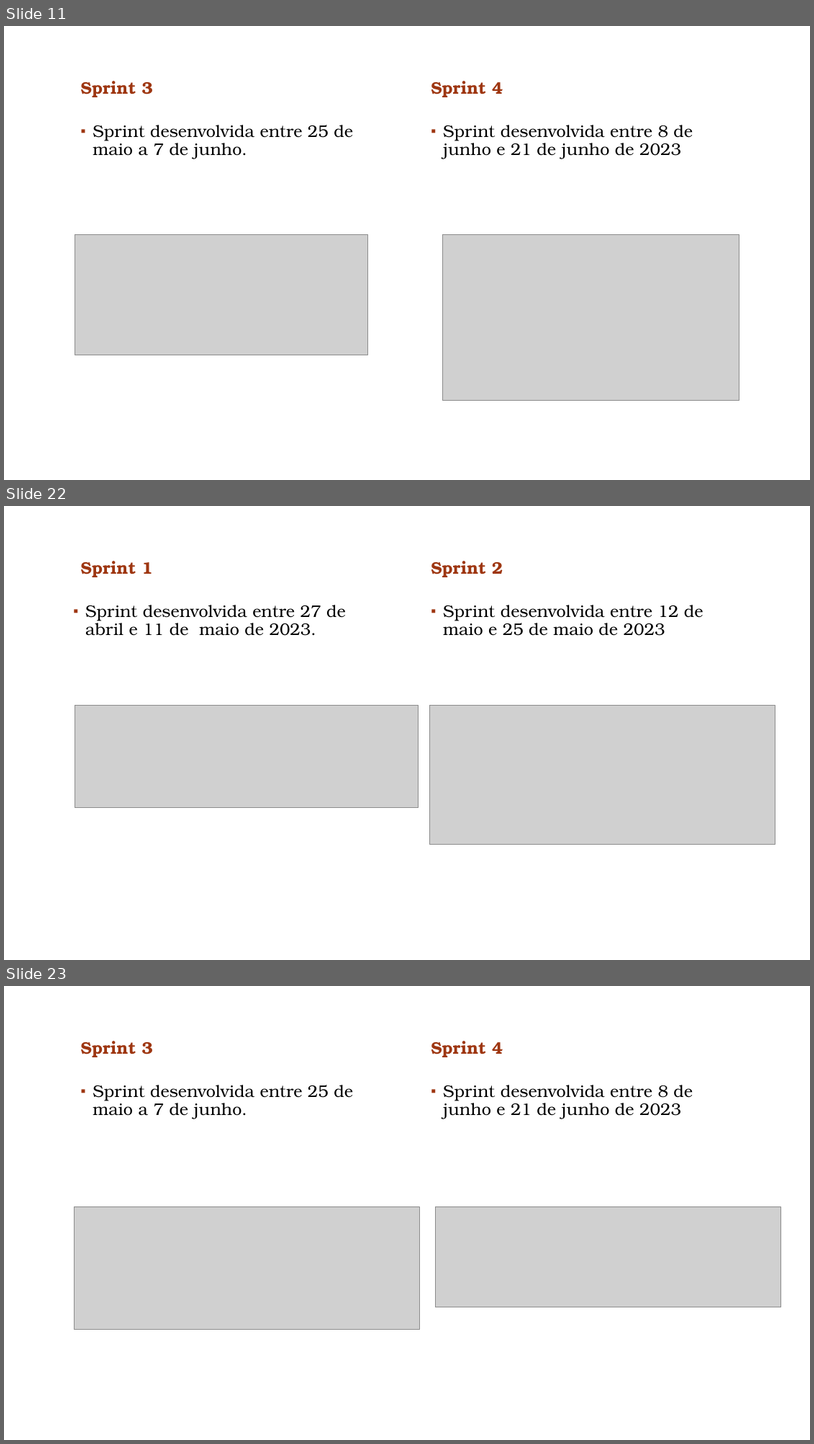
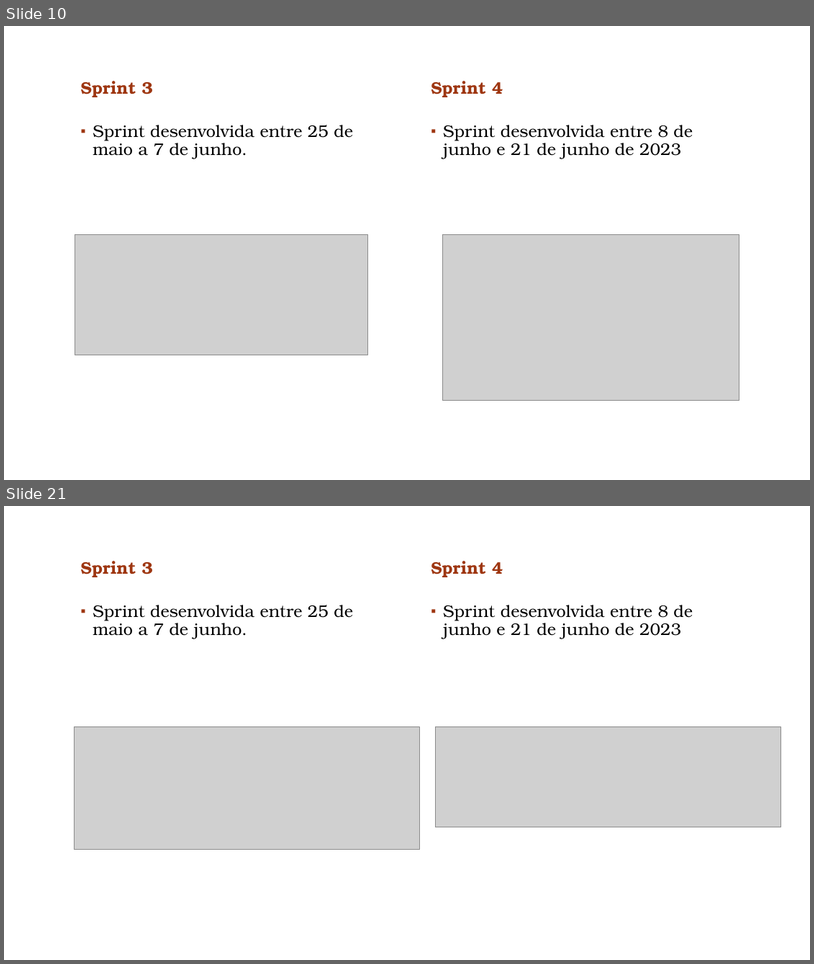
Before and after one commit to doomiinguees/PSI_DA_PLC, a slide deck: MDS_PLC_2220897_2220893_2220900.pptx. Shown one above the other, each under a label of ours: slides 11, 22 and 23 before the commit, slides 10 and 21 after it; the slides between them are not shown. The pictures are 814x1444 and 814x964 pixels, drawn with LibreOffice and Linux fonts; fonts in the diff are those of the drawing; grey boxes stand for pictures; background and template pictures are left out. Boxes give left, top, right and bottom in pixels: in the first picture for what was removed or moved away, otherwise in the second. Text is boxed around its words. In the diff, an @@ line names an element or a change of style, - is before the commit and + after.

Commit message:
update

```diff
--- a/MDS_PLC_2220897_2220893_2220900.pptx
+++ b/MDS_PLC_2220897_2220893_2220900.pptx
@@ slide 22 removed at (4,506,810,960), background #FFFFFF; not listed: 1 template element that a slide beside it also shows @@
@@ text removed at (81,561,152,577) @@
-Sprint 1
@@ text removed at (431,561,503,577) @@
-Sprint 2
@@ text removed at (85,605,346,636) @@
-▪ Sprint desenvolvida entre 27 de abril e 11 de maio de 2023.
@@ text removed at (443,605,704,636) @@
-▪ Sprint desenvolvida entre 12 de maio e 25 de maio de 2023
@@ picture removed at (75,705,419,807) @@
@@ picture removed at (430,705,776,844) @@
@@ what was slide 11 is now slide 10 @@
@@ what was slide 23 is now slide 21 @@
```
Also in this commit, not shown: 1 other slide removed.
